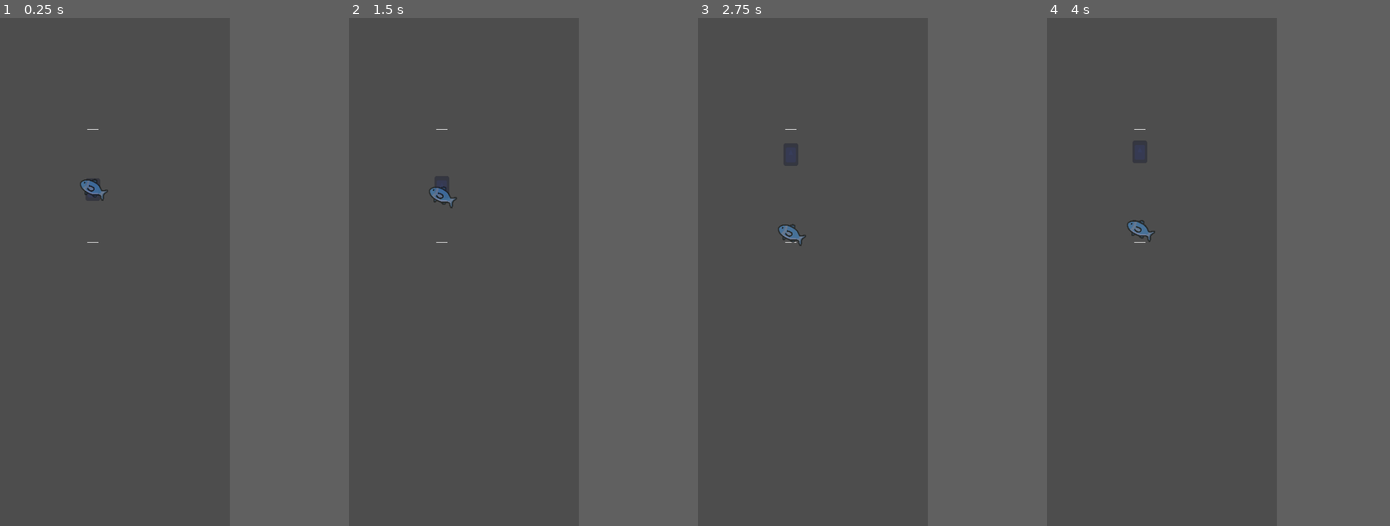
Above: before the commit, frames 1-4 (left to right).
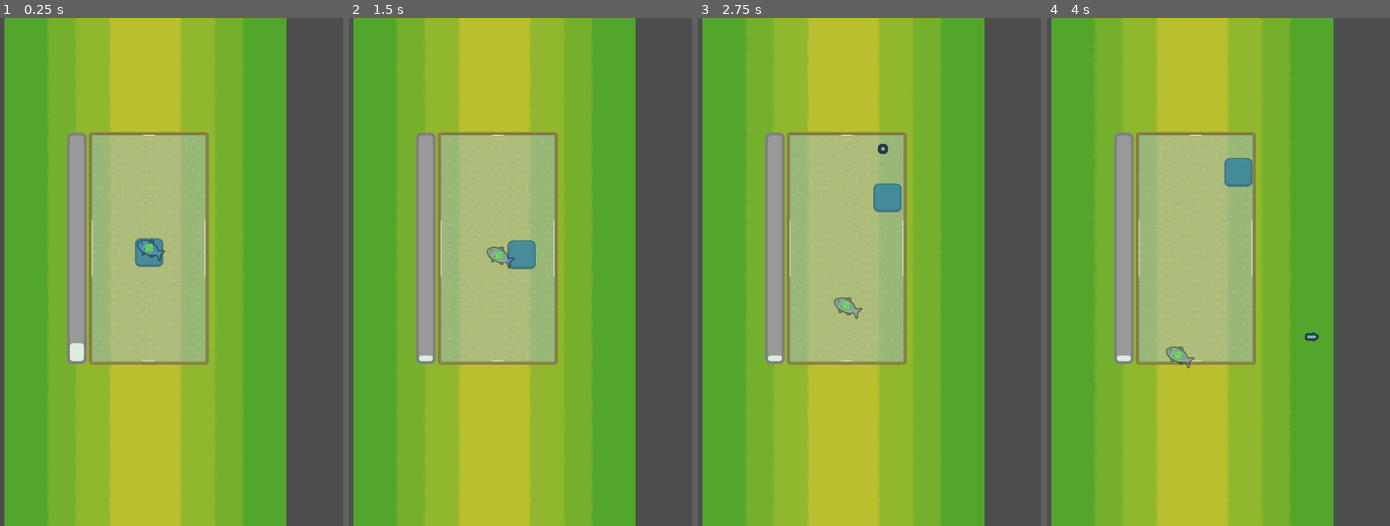
Above: after the commit, the same moments.

Repository: westonkelliher/GodotDemos
Game: Godot game, scene res://main.tscn
Two runs of this game, one before a commit and one after it. Both use one fixed random seed, a clock stepped at 60 frames per second and the inputs below. The engine's default icon, where the game draws it, is replaced by a stand-in: a white triangle on a blue panel in a dark square.
Inputs (mouse positions are in pixels of both pictures, inside the frame that each line leads up to):
- Up to frame 1 (0.25 s): no input
- Up to frame 2 (1.5 s): move the mouse to (499, 246) at 0.52 s; press the mouse at (499, 246) at 0.53 s; hold Up (ui_up) 0.53-1.28 s; move the mouse to (379, 297) at 1.27 s; release the mouse at (379, 297) at 1.28 s; click (379, 297) at 1.35 s
- Up to frame 3 (2.75 s): move the mouse to (814, 160) at 2.02 s; press the mouse at (814, 160) at 2.03 s; hold Up (ui_up) from 2.03 s (still down)
- Up to frame 4 (4 s): move the mouse to (1122, 373) at 2.77 s; release the mouse at (1122, 373) at 2.78 s; click (1122, 373) at 2.85 s; move the mouse to (1221, 348) at 3.52 s; release Up (ui_up) at 3.53 s; press the mouse at (1221, 348) at 3.53 s
In our replay, the window is 444x800 before the commit and 622x800 after it. These sizes can differ from the game's own. Grey fills any space a smaller window leaves; there, only what the larger window draws over its background counts as a difference.

The runs differ from the first frame. In frame 1, 82% of the frame differs, in the area x 1-84%, y 0-100%; in frame 2, 82%; in frame 3, 82%; in frame 4, 82%.

Commit message:
finished Fishing

Diff:
--- a/Fishing/fish_target.gd
+++ b/Fishing/fish_target.gd
@@ -1,39 +1,55 @@
 extends Node2D
+
 
 @export var container_height := 200.0 :
 	set(val):
 		container_height = val
 		set_min_max()
+		height = container_height / 2.0
 	get:
 		return container_height
 
-@export var target_height := 40.0:
+@export var container_width := 100.0 :
+	set(val):
+		container_width = val
+		set_min_max()
+	get:
+		return container_width
+
+@export var target_height := 20.0:
 	set(val):
 		target_height = val
-		$Area/Shape.shape.size.y = target_height
+		#$Area/Shape.shape.size.y = target_height
 		#$Sprite.scale.y = 0.39 * target_height / 50.0
 		set_min_max()
 	get:
 		return target_height
 
 @export var Y_ACC := 70.0
-@export var MAX_SPEED := 100.0
-@export var Y_IMPULSE := 8.0
+@export var X_ACC := 20.0
+@export var Y_MAX_SPEED := 120.0
+@export var X_MAX_SPEED := 40.0
+@export var Y_IMPULSE := 7.0
+@export var X_IMPULSE := 2.5
 # NOTE: y axis is turned upside down
 var y_acc := 0.0
+var x_acc := 0.0
 var y_wanted_speed := 0.0
+var x_wanted_speed := 0.0
 
 var height := 0.0
 
 var max_height := 0.0
 var min_height := 0.0
+var max_x := 0.0
 
 var y_velocity := 0.0
+var x_velocity := 0.0
 
 
 func _ready() -> void:
 	set_min_max()
-	$Area/Shape.shape.size.y = target_height
+	#$Area/Shape.shape.size.y = target_height
 	#$Sprite.scale.y = 0.39 * target_height / 50.0
 	height = container_height / 2.0
 	pass
@@ -41,16 +57,21 @@
 func set_min_max() -> void:
 	min_height = target_height / 2.0
 	max_height = container_height - target_height / 2.0
+	max_x = container_width - target_height / 2.0
 
 func _physics_process(delta: float) -> void:
 	# apply acc
 	y_velocity = move_toward(y_velocity, y_wanted_speed, Y_ACC*delta)
+	x_velocity = move_toward(x_velocity, x_wanted_speed, X_ACC*delta)
 	# apply vel
 	height += y_velocity*delta
+	position.x += x_velocity*delta
 	if height < min_height:
 		handle_bottom_hit()
 	elif height > max_height:
 		handle_top_hit()
+	if abs(position.x) > max_x:
+		handle_side_hit()
 	# NOTE: we flip y axis here
 	position.y = - height
 
@@ -67,14 +88,28 @@
 	if randf() < 0.04:
 		y_wanted_speed *= -1
 
+func handle_side_hit() -> void:
+	x_velocity = 0.0
+	if position.x > 0:
+		position.x = max_x
+	else:
+		position.x = -max_x
+	if randf() < 0.04:
+		x_wanted_speed *= -1
 
 
 func _on_swim_timer_timeout() -> void:
 	randomize()
-	y_wanted_speed = (randf()*2 - 1) * MAX_SPEED
+	y_wanted_speed = (randf()*2 - 1) * Y_MAX_SPEED
+	randomize()
+	x_wanted_speed = (randf()*2 - 1) * X_MAX_SPEED
 	if y_wanted_speed > y_velocity:
 		y_velocity += Y_IMPULSE
 	else:
 		y_velocity -= Y_IMPULSE
+	if x_wanted_speed > x_velocity:
+		x_velocity += X_IMPULSE
+	else:
+		x_velocity -= X_IMPULSE
 	randomize()
-	$SwimTimer.start(randf()*1.2)
+	$SwimTimer.start(randf()*2.0)
--- a/Fishing/fish_target.tscn
+++ b/Fishing/fish_target.tscn
@@ -1,19 +1,26 @@
-[gd_scene load_steps=4 format=3 uid="uid://bas83gf4l2ygv"]
+[gd_scene load_steps=5 format=3 uid="uid://bas83gf4l2ygv"]
 
 [ext_resource type="Texture2D" uid="uid://da73wug8v0grw" path="res://fish.png" id="1_ar846"]
 [ext_resource type="Script" path="res://fish_target.gd" id="1_fu4ep"]
+[ext_resource type="Texture2D" uid="uid://e6h6tjmgncww" path="res://box.png" id="2_g4418"]
 
 [sub_resource type="RectangleShape2D" id="RectangleShape2D_3tqc7"]
-size = Vector2(30, 30)
+size = Vector2(16, 16)
 
 [node name="FishTarget" type="Node2D"]
 script = ExtResource("1_fu4ep")
 
-[node name="Sprite" type="Sprite2D" parent="."]
-modulate = Color(1, 1, 1, 0.588235)
+[node name="FishSprite" type="Sprite2D" parent="."]
+modulate = Color(1, 1, 1, 0.470588)
+position = Vector2(2, -3)
 rotation = 0.462614
 scale = Vector2(0.08, 0.1)
 texture = ExtResource("1_ar846")
+
+[node name="Sprite2D" type="Sprite2D" parent="."]
+modulate = Color(0.498039, 1, 0.403922, 0.745098)
+scale = Vector2(0.15, 0.15)
+texture = ExtResource("2_g4418")
 
 [node name="SwimTimer" type="Timer" parent="."]
 one_shot = true
@@ -23,6 +30,6 @@
 
 [node name="Shape" type="CollisionShape2D" parent="Area"]
 shape = SubResource("RectangleShape2D_3tqc7")
-debug_color = Color(0.345098, 0.619608, 0.152941, 0.419608)
+debug_color = Color(0.156863, 0.298039, 0.0588235, 0.419608)
 
 [connection signal="timeout" from="SwimTimer" to="." method="_on_swim_timer_timeout"]
--- /dev/null
+++ b/Fishing/main.gd
@@ -0,0 +1,31 @@
+extends Control
+
+
+func _process(delta: float) -> void:
+	var arrow_offset := Vector2.UP * 20.0
+	$Arrow.global_position = get_viewport().get_mouse_position() + arrow_offset
+	handle_input()
+
+
+func handle_input() -> void:
+	var bias := get_x_bias()
+	$Arrow.frame = bias + 3
+	if Input.is_action_just_pressed("mouse"):
+		$Arrow.visible = true
+	if Input.is_action_just_released("mouse"):
+		$Arrow.visible = false
+
+func get_x_bias() -> int:
+	var mouse_p := get_viewport().get_mouse_position()
+	var full := get_viewport_rect().size
+	var float_bias := (mouse_p.x - full.x * 0.5) / (full.x * 0.5)
+	var int_bias := int(float_bias*4.65)
+	if int_bias > 3:
+		int_bias = 3
+	if int_bias < -3:
+		int_bias = -3
+	return int_bias
+
+
+func _on_rod_bounds_win() -> void:
+	$Label.visible = true
--- a/Fishing/main.tscn
+++ b/Fishing/main.tscn
@@ -1,10 +1,101 @@
-[gd_scene load_steps=2 format=3 uid="uid://t4us4g2gr125"]
+[gd_scene load_steps=14 format=3 uid="uid://t4us4g2gr125"]
 
+[ext_resource type="Script" path="res://main.gd" id="1_fwt04"]
+[ext_resource type="Texture2D" uid="uid://dkqfj7rch7ed6" path="res://bg.png" id="1_l03po"]
 [ext_resource type="PackedScene" uid="uid://ddqrsba884ssx" path="res://rod_bounds.tscn" id="3_wab6c"]
+[ext_resource type="Texture2D" uid="uid://dx47cdb08aa0o" path="res://arrows.png" id="4_s25no"]
+
+[sub_resource type="AtlasTexture" id="AtlasTexture_sdsts"]
+atlas = ExtResource("4_s25no")
+region = Rect2(0, 0, 32, 32)
+
+[sub_resource type="AtlasTexture" id="AtlasTexture_wc4b4"]
+atlas = ExtResource("4_s25no")
+region = Rect2(32, 0, 32, 32)
+
+[sub_resource type="AtlasTexture" id="AtlasTexture_jw2fr"]
+atlas = ExtResource("4_s25no")
+region = Rect2(64, 0, 32, 32)
+
+[sub_resource type="AtlasTexture" id="AtlasTexture_2kg1i"]
+atlas = ExtResource("4_s25no")
+region = Rect2(96, 0, 32, 32)
+
+[sub_resource type="AtlasTexture" id="AtlasTexture_t0v4u"]
+atlas = ExtResource("4_s25no")
+region = Rect2(128, 0, 32, 32)
+
+[sub_resource type="AtlasTexture" id="AtlasTexture_3cigi"]
+atlas = ExtResource("4_s25no")
+region = Rect2(160, 0, 32, 32)
+
+[sub_resource type="AtlasTexture" id="AtlasTexture_yr1dr"]
+atlas = ExtResource("4_s25no")
+region = Rect2(192, 0, 32, 32)
+
+[sub_resource type="SpriteFrames" id="SpriteFrames_lo1jm"]
+animations = [{
+"frames": [{
+"duration": 1.0,
+"texture": SubResource("AtlasTexture_sdsts")
+}, {
+"duration": 1.0,
+"texture": SubResource("AtlasTexture_wc4b4")
+}, {
+"duration": 1.0,
+"texture": SubResource("AtlasTexture_jw2fr")
+}, {
+"duration": 1.0,
+"texture": SubResource("AtlasTexture_2kg1i")
+}, {
+"duration": 1.0,
+"texture": SubResource("AtlasTexture_t0v4u")
+}, {
+"duration": 1.0,
+"texture": SubResource("AtlasTexture_3cigi")
+}, {
+"duration": 1.0,
+"texture": SubResource("AtlasTexture_yr1dr")
+}],
+"loop": true,
+"name": &"default",
+"speed": 5.0
+}]
+
+[sub_resource type="LabelSettings" id="LabelSettings_73tlb"]
+font_size = 70
+outline_size = 20
+outline_color = Color(0.141176, 0.415686, 0.729412, 1)
 
 [node name="Main" type="Control"]
 layout_mode = 3
 anchors_preset = 0
+offset_left = 100.0
+offset_right = 100.0
+script = ExtResource("1_fwt04")
+
+[node name="Sprite2D" type="Sprite2D" parent="."]
+texture = ExtResource("1_l03po")
+centered = false
 
 [node name="RodBounds" parent="." instance=ExtResource("3_wab6c")]
-position = Vector2(257, 398)
+position = Vector2(256, 608)
+container_height = 400.0
+
+[node name="Arrow" type="AnimatedSprite2D" parent="."]
+visible = false
+position = Vector2(61, 58)
+sprite_frames = SubResource("SpriteFrames_lo1jm")
+frame = 3
+
+[node name="Label" type="Label" parent="."]
+visible = false
+layout_mode = 0
+offset_left = 73.0
+offset_top = 85.0
+offset_right = 412.0
+offset_bottom = 181.0
+text = "You did it!"
+label_settings = SubResource("LabelSettings_73tlb")
+
+[connection signal="win" from="RodBounds" to="." method="_on_rod_bounds_win"]
--- /dev/null
+++ b/Fishing/progress_bar.gd
@@ -0,0 +1,48 @@
+extends Node2D
+
+signal complete()
+
+
+@export var full_width := 200.0 :
+	set(val):
+		full_width = val
+		$Outer.size.x = full_width + 10.0
+		$Inner.size.x = full_width
+
+#### Constants ####
+var START_WIDTH := 10.0
+
+
+#### Members ####
+var _progress := 0.0
+var _shown_progress := 0.0
+var _visual_rate := 0.0
+var _dummy := true
+
+#### Builtins ####
+func _ready() -> void:
+	full_width *= 1.0
+
+func _process(delta: float) -> void:
+	if _dummy:
+		_shown_progress = move_toward(_shown_progress, 1.0, _visual_rate*delta)
+		$Progress.size.x = lerp(START_WIDTH, full_width, _shown_progress)
+		return
+	var move_amt: float = 0.01 + abs(_progress - _shown_progress)*20.0*delta
+	_shown_progress = move_toward(_shown_progress, _progress, move_amt)
+	if _progress == 0.0:
+		_shown_progress = 0.0
+	$Progress.size.x = lerp(START_WIDTH, full_width, _shown_progress)
+
+
+#### Other ####
+func set_progress(p: float) -> void:
+	_progress = clamp(p, 0.0, 1.0)
+	if p >= 1.0:
+		complete.emit()
+	_dummy = false
+
+func set_visual_rate(rate: float) -> void:
+	_shown_progress = 0
+	_visual_rate = rate
+	_dummy = true
--- /dev/null
+++ b/Fishing/progress_bar.tscn
@@ -0,0 +1,46 @@
+[gd_scene load_steps=5 format=3 uid="uid://cnnc6tum1hgpe"]
+
+[ext_resource type="Script" path="res://progress_bar.gd" id="1_6v8hg"]
+
+[sub_resource type="StyleBoxFlat" id="StyleBoxFlat_h68i7"]
+bg_color = Color(0.498039, 0.498039, 0.498039, 1)
+corner_radius_top_left = 10
+corner_radius_top_right = 10
+corner_radius_bottom_right = 10
+corner_radius_bottom_left = 10
+
+[sub_resource type="StyleBoxFlat" id="StyleBoxFlat_d4rej"]
+corner_radius_top_left = 6
+corner_radius_top_right = 6
+corner_radius_bottom_right = 6
+corner_radius_bottom_left = 6
+
+[sub_resource type="StyleBoxFlat" id="StyleBoxFlat_vok8x"]
+bg_color = Color(0.866667, 0.929412, 0.87451, 1)
+corner_radius_top_left = 6
+corner_radius_top_right = 6
+corner_radius_bottom_right = 6
+corner_radius_bottom_left = 6
+
+[node name="ProgressBar" type="Node2D"]
+rotation = 4.71239
+script = ExtResource("1_6v8hg")
+
+[node name="Outer" type="Panel" parent="."]
+offset_top = -35.0
+offset_right = 110.0
+theme_override_styles/panel = SubResource("StyleBoxFlat_h68i7")
+
+[node name="Inner" type="Panel" parent="."]
+offset_left = 5.0
+offset_top = -30.0
+offset_right = 105.0
+offset_bottom = -5.0
+theme_override_styles/panel = SubResource("StyleBoxFlat_d4rej")
+
+[node name="Progress" type="Panel" parent="."]
+offset_left = 5.0
+offset_top = -30.0
+offset_right = 15.0
+offset_bottom = -5.0
+theme_override_styles/panel = SubResource("StyleBoxFlat_vok8x")
--- a/Fishing/project.godot
+++ b/Fishing/project.godot
@@ -21,8 +21,16 @@
 
 [display]
 
-window/size/viewport_width=500
+window/size/viewport_width=700
 window/size/viewport_height=900
+
+[input]
+
+mouse={
+"deadzone": 0.5,
+"events": [Object(InputEventMouseButton,"resource_local_to_scene":false,"resource_name":"","device":-1,"window_id":0,"alt_pressed":false,"shift_pressed":false,"ctrl_pressed":false,"meta_pressed":false,"button_mask":1,"position":Vector2(345, 22),"global_position":Vector2(349, 63),"factor":1.0,"button_index":1,"canceled":false,"pressed":true,"double_click":false,"script":null)
+]
+}
 
 [rendering]
 
--- a/Fishing/rod_bounds.gd
+++ b/Fishing/rod_bounds.gd
@@ -1,18 +1,56 @@
 extends Node2D
+
+signal win()
 
 @export var container_height := 200.0 :
 	set(val):
 		container_height = val
 		$RodTarget.container_height = container_height
+		$FishTarget.container_height = container_height
+		$ProgressBar.full_width = container_height
 	get:
 		return container_height
 
+@export var container_width := 100.0 :
+	set(val):
+		container_width = val
+		$RodTarget.container_width = container_width
+		$FishTarget.container_width = container_width
+	get:
+		return container_width
 
+const P_PLUS := 0.24
+const P_MINUS := 0.11
 
-
+var progress := 0.0
+var delta_p := 0.0
 
 
 func _ready() -> void:
 	$RodTarget.container_height = container_height
 	$TopLine.position.y = -container_height
 	$BottomLine.position.y = 0.0
+	$LeftLine.position.x = -container_width
+	$RightLine.position.x = container_width
+	$LeftLine.position.y = -container_height / 2.0
+	$RightLine.position.y = -container_height / 2.0
+
+func _process(delta: float) -> void:
+	progress += delta_p*delta
+	if progress < 0.0:
+		progress = 0.0
+	if progress > 1.0:
+		progress = 1.0
+	$ProgressBar.set_progress(progress)
+
+
+func _on_progress_bar_complete() -> void:
+	win.emit()
+
+
+func _on_rod_target_fish_enter() -> void:
+	delta_p = P_PLUS
+
+
+func _on_rod_target_fish_exit() -> void:
+	delta_p = -P_MINUS
--- a/Fishing/rod_bounds.tscn
+++ b/Fishing/rod_bounds.tscn
@@ -1,12 +1,32 @@
-[gd_scene load_steps=4 format=3 uid="uid://ddqrsba884ssx"]
+[gd_scene load_steps=6 format=3 uid="uid://ddqrsba884ssx"]
 
 [ext_resource type="Script" path="res://rod_bounds.gd" id="1_7ih63"]
+[ext_resource type="Texture2D" uid="uid://bp8ajentk51dl" path="res://bounder.png" id="2_ximnm"]
 [ext_resource type="PackedScene" uid="uid://reoe3kn1ht5c" path="res://rod_target.tscn" id="3_0r4j4"]
+[ext_resource type="PackedScene" uid="uid://cnnc6tum1hgpe" path="res://progress_bar.tscn" id="4_2f3t3"]
 [ext_resource type="PackedScene" uid="uid://bas83gf4l2ygv" path="res://fish_target.tscn" id="4_hq1gq"]
 
 [node name="RodBounds" type="Node2D"]
-position = Vector2(0, 97)
 script = ExtResource("1_7ih63")
+
+[node name="NinePatchRect" type="NinePatchRect" parent="."]
+anchors_preset = 15
+anchor_right = 1.0
+anchor_bottom = 1.0
+offset_left = -107.0
+offset_top = -407.0
+offset_right = 107.0
+offset_bottom = 7.0
+grow_horizontal = 2
+grow_vertical = 2
+texture = ExtResource("2_ximnm")
+region_rect = Rect2(0, 0, 64, 64)
+patch_margin_left = 7
+patch_margin_top = 7
+patch_margin_right = 7
+patch_margin_bottom = 7
+axis_stretch_horizontal = 1
+axis_stretch_vertical = 1
 
 [node name="BottomLine" type="Line2D" parent="."]
 position = Vector2(0, 25)
@@ -21,3 +41,20 @@
 [node name="RodTarget" parent="." instance=ExtResource("3_0r4j4")]
 
 [node name="FishTarget" parent="." instance=ExtResource("4_hq1gq")]
+
+[node name="ProgressBar" parent="." instance=ExtResource("4_2f3t3")]
+position = Vector2(-110, 5)
+
+[node name="LeftLine" type="Line2D" parent="."]
+position = Vector2(0, -25)
+points = PackedVector2Array(0, -50, 0, 50)
+width = 1.0
+
+[node name="RightLine" type="Line2D" parent="."]
+position = Vector2(0, -25)
+points = PackedVector2Array(0, -50, 0, 50)
+width = 1.0
+
+[connection signal="fish_enter" from="RodTarget" to="." method="_on_rod_target_fish_enter"]
+[connection signal="fish_exit" from="RodTarget" to="." method="_on_rod_target_fish_exit"]
+[connection signal="complete" from="ProgressBar" to="." method="_on_progress_bar_complete"]
--- a/Fishing/rod_target.gd
+++ b/Fishing/rod_target.gd
@@ -1,46 +1,63 @@
-extends Area2D
+extends Node2D
+
+signal fish_enter()
+signal fish_exit()
 
 @export var container_height := 200.0 :
 	set(val):
 		container_height = val
 		set_min_max()
+		height = container_height / 2.0
 	get:
 		return container_height
 
-@export var target_height := 40.0:
+@export var container_width := 100.0 :
+	set(val):
+		container_width = val
+		set_min_max()
+	get:
+		return container_width
+
+@export var target_height := 50.0:
 	set(val):
 		target_height = val
-		$Shape.shape.size.y = target_height
-		$Sprite.scale.y = 0.39 * target_height / 50.0
+		#$Area/Shape.shape.size.y = target_height
+		#$Sprite.scale.y = 0.39 * target_height / 50.0
 		set_min_max()
 	get:
 		return target_height
 
 # NOTE: y axis is turned upside down
-@export var y_gravity := -180.0
-@export var y_acceleration := 420.0
-@export var y_impulse := 20.0
+@export var y_gravity := -220.0
+@export var y_acceleration := 440.0
+@export var y_impulse := 40.0
+@export var x_base_acc := 50.0
+@export var x_base_impulse := 8.0
 @export var bottom_bounce := 0.6
 @export var top_bounce := 0.2
+@export var side_bounce := 0.35
 
 var height := 0.0
 
 var max_height := 0.0
 var min_height := 0.0
+var max_x := 0.0
 
 var y_velocity := 0.0
+var x_velocity := 0.0
 
 
 func _ready() -> void:
 	set_min_max()
-	$Shape.shape.size.y = target_height
-	$Sprite.scale.y = 0.39 * target_height / 50.0
+	#$Area/Shape.shape.size.y = target_height
+	#$Sprite.scale.y = 0.39 * target_height / 50.0
 	height = container_height / 2.0
 	pass
 
 func set_min_max() -> void:
 	min_height = target_height / 2.0
 	max_height = container_height - target_height / 2.0
+	max_x = container_width - target_height / 2.0
 
 func _physics_process(delta: float) -> void:
 	handle_input(delta)
@@ -48,18 +65,39 @@
 	y_velocity += y_gravity*delta
 	# apply vel
 	height += y_velocity*delta
+	position.x += x_velocity*delta
 	if height < min_height:
 		handle_bottom_hit()
 	elif height > max_height:
 		handle_top_hit()
+	if abs(position.x) > max_x:
+		handle_side_hit()
 	# NOTE: we flip y axis here
 	position.y = - height
+	# x damping
+	x_velocity *= 1.0 - 0.9*delta
+	if abs(x_velocity) < 4.0:
+		x_velocity = 0.0
 
 func handle_input(delta: float) -> void:
-	if Input.is_action_just_pressed("ui_up"):
+	var bias := get_x_bias()
+	if Input.is_action_just_pressed("mouse"):
 		y_velocity += y_impulse
-	if Input.is_action_pressed("ui_up"):
+		x_velocity += x_base_impulse*bias
+	if Input.is_action_pressed("mouse"):
 		y_velocity += y_acceleration*delta
+		x_velocity += x_base_acc*bias*delta
+
+func get_x_bias() -> int:
+	var mouse_p := get_viewport().get_mouse_position()
+	var full := get_viewport_rect().size
+	var float_bias := (mouse_p.x - full.x * 0.5) / (full.x * 0.5)
+	var int_bias := int(float_bias*4.65)
+	if int_bias > 3:
+		int_bias = 3
+	if int_bias < -3:
+		int_bias = -3
+	return int_bias
 
 func handle_bottom_hit() -> void:
 	# bounce the velocity
@@ -74,3 +112,21 @@
 	# bounce the position (overwriting previous velocity application)
 	var remaining_d := height - max_height
 	height = max_height - remaining_d * top_bounce
+
+func handle_side_hit() -> void:
+	# bounce the velocity
+	x_velocity *= -side_bounce
+	# bounce the position (overwriting previous velocity application)
+	var remaining_d: float = abs(position.x) - max_x
+	if position.x > 0:
+		position.x = max_x - remaining_d * side_bounce
+	else:
+		position.x = -max_x + remaining_d * side_bounce
+
+
+func _on_area_area_entered(area: Area2D) -> void:
+	fish_enter.emit()
+
+
+func _on_area_area_exited(area: Area2D) -> void:
+	fish_exit.emit()
--- a/Fishing/rod_target.tscn
+++ b/Fishing/rod_target.tscn
@@ -1,22 +1,24 @@
 [gd_scene load_steps=4 format=3 uid="uid://reoe3kn1ht5c"]
 
-[ext_resource type="Texture2D" uid="uid://l2kub080v7jv" path="res://icon.svg" id="1_2fwi8"]
 [ext_resource type="Script" path="res://rod_target.gd" id="1_qe15c"]
+[ext_resource type="Texture2D" uid="uid://e6h6tjmgncww" path="res://box.png" id="2_quyar"]
 
 [sub_resource type="RectangleShape2D" id="RectangleShape2D_vwrfv"]
-size = Vector2(26, 50)
 
-[node name="RodTarget" type="Area2D"]
-collision_layer = 2
+[node name="RodTarget" type="Node2D"]
 script = ExtResource("1_qe15c")
 
-[node name="Shape" type="CollisionShape2D" parent="."]
+[node name="Sprite" type="Sprite2D" parent="."]
+self_modulate = Color(0.192157, 0.560784, 0.721569, 0.784314)
+position = Vector2(-4.17233e-07, -1.98185e-06)
+scale = Vector2(0.5, 0.5)
+texture = ExtResource("2_quyar")
+
+[node name="Area" type="Area2D" parent="."]
+
+[node name="Shape" type="CollisionShape2D" parent="Area"]
 shape = SubResource("RectangleShape2D_vwrfv")
 debug_color = Color(0.439216, 0.52549, 0.760784, 0.419608)
 
-[node name="Sprite" type="Sprite2D" parent="."]
-modulate = Color(0.211765, 0.439216, 1, 0.305882)
-self_modulate = Color(0.105882, 0.243137, 0.486275, 1)
-position = Vector2(-4.17233e-07, -1.98185e-06)
-scale = Vector2(0.203125, 0.390625)
-texture = ExtResource("1_2fwi8")
+[connection signal="area_entered" from="Area" to="." method="_on_area_area_entered"]
+[connection signal="area_exited" from="Area" to="." method="_on_area_area_exited"]
Binary file added: Fishing/arrows.png
Not shown, added: Fishing/arrows.png.import
Binary file added: Fishing/bg.png
Not shown, added: Fishing/bg.png.import
Binary file added: Fishing/bounder.png
Not shown, added: Fishing/bounder.png.import
Binary file added: Fishing/box.png
Not shown, added: Fishing/box.png.import
